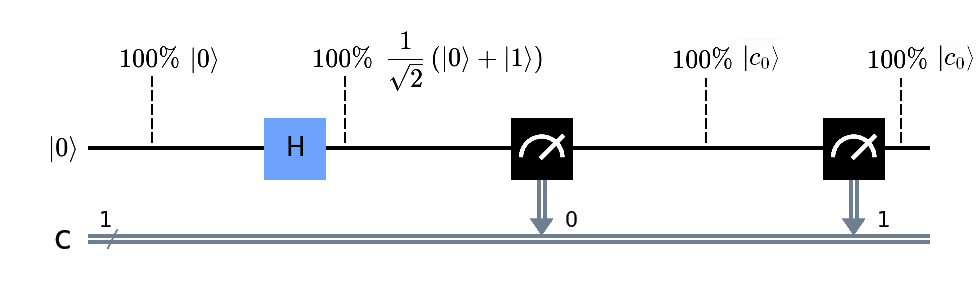
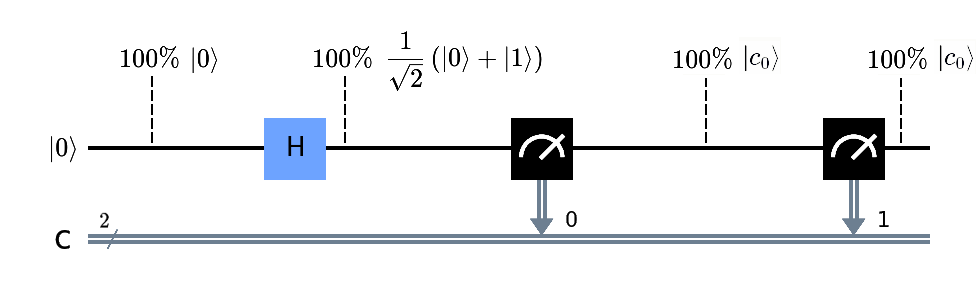
Layer changes from the first w=979, h=300 image to the second:
painted on "Pasted Layer" over [100, 211, 111, 228]
